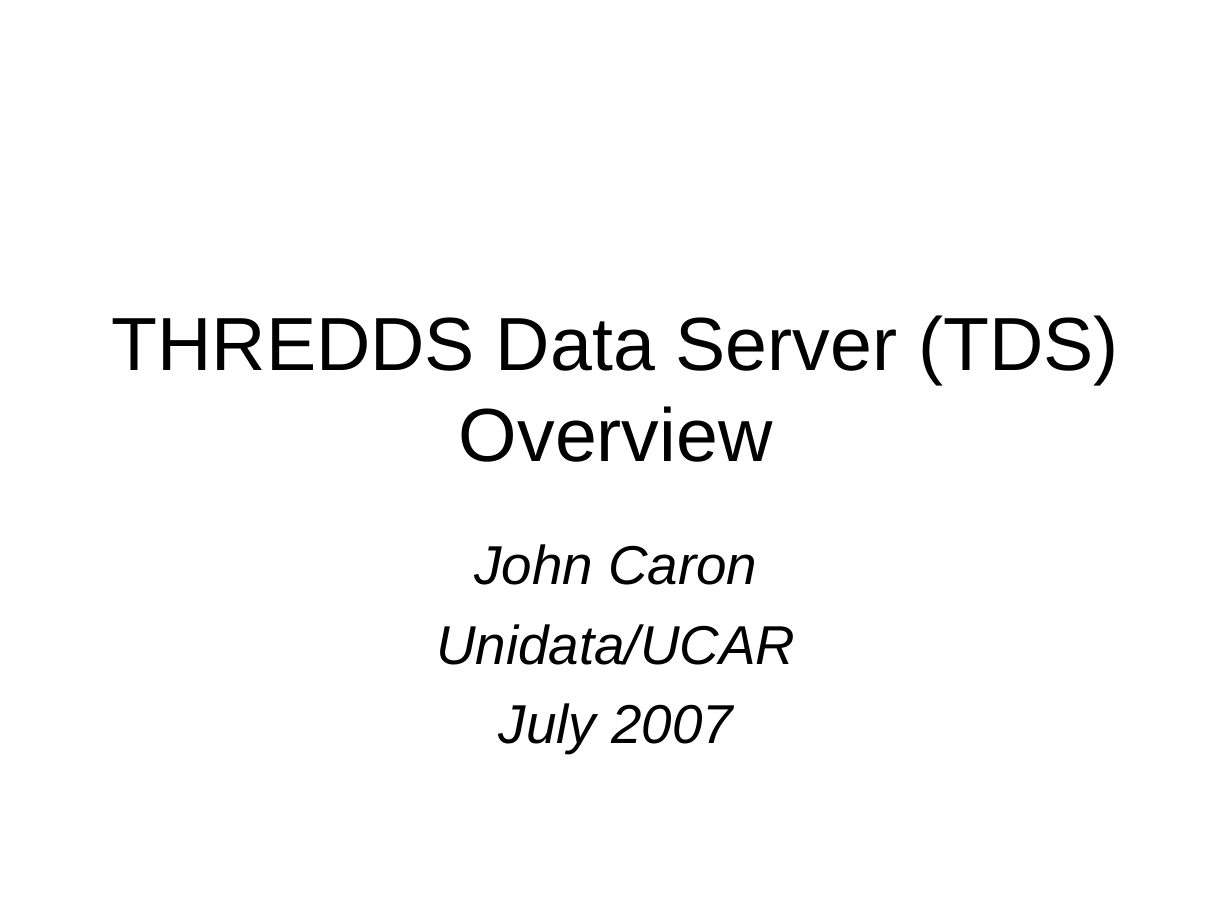
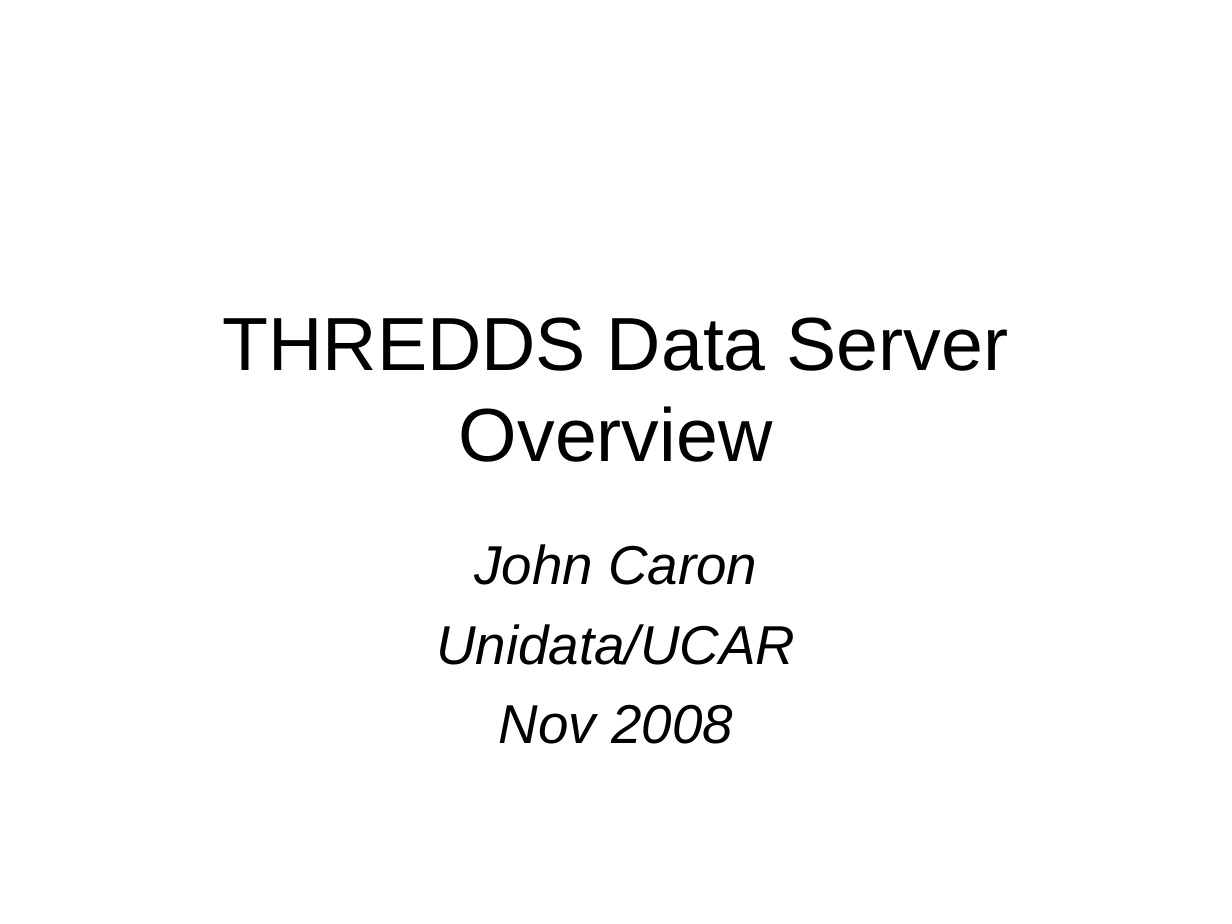
Before and after one commit to ooici-eoi/THREDDS, a slide deck: slide 1 of docs/web/thredds/tech/tutorial/TDSOverview.ppt. Drawn at 1232x924 pixels with LibreOffice and Linux fonts; fonts in the diff are those of the drawing; background and template pictures are left out. Boxes give left, top, right and bottom in pixels: in the first picture for what was removed or moved away, otherwise in the second. Text is boxed around its words. In the diff, an @@ line names an element or a change of style, - is before the commit and + after.

```diff
--- a/docs/web/thredds/tech/tutorial/TDSOverview.ppt
+++ b/docs/web/thredds/tech/tutorial/TDSOverview.ppt
@@ title at (222,317,1009,462): text changed @@
-THREDDS Data Server (TDS) Overview
+THREDDS Data Server Overview
@@ subtitle at (499,704,733,744): text changed @@
-July 2007
+Nov 2008
```
Also in this commit, not shown: 7 other slides changed, 7 slides added, 9 slides removed, 10 other files.
